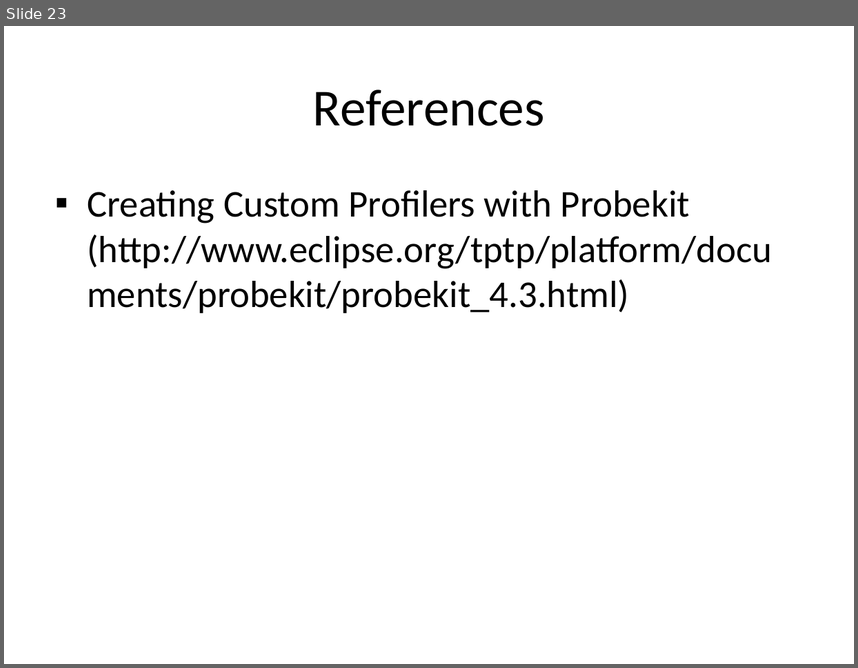
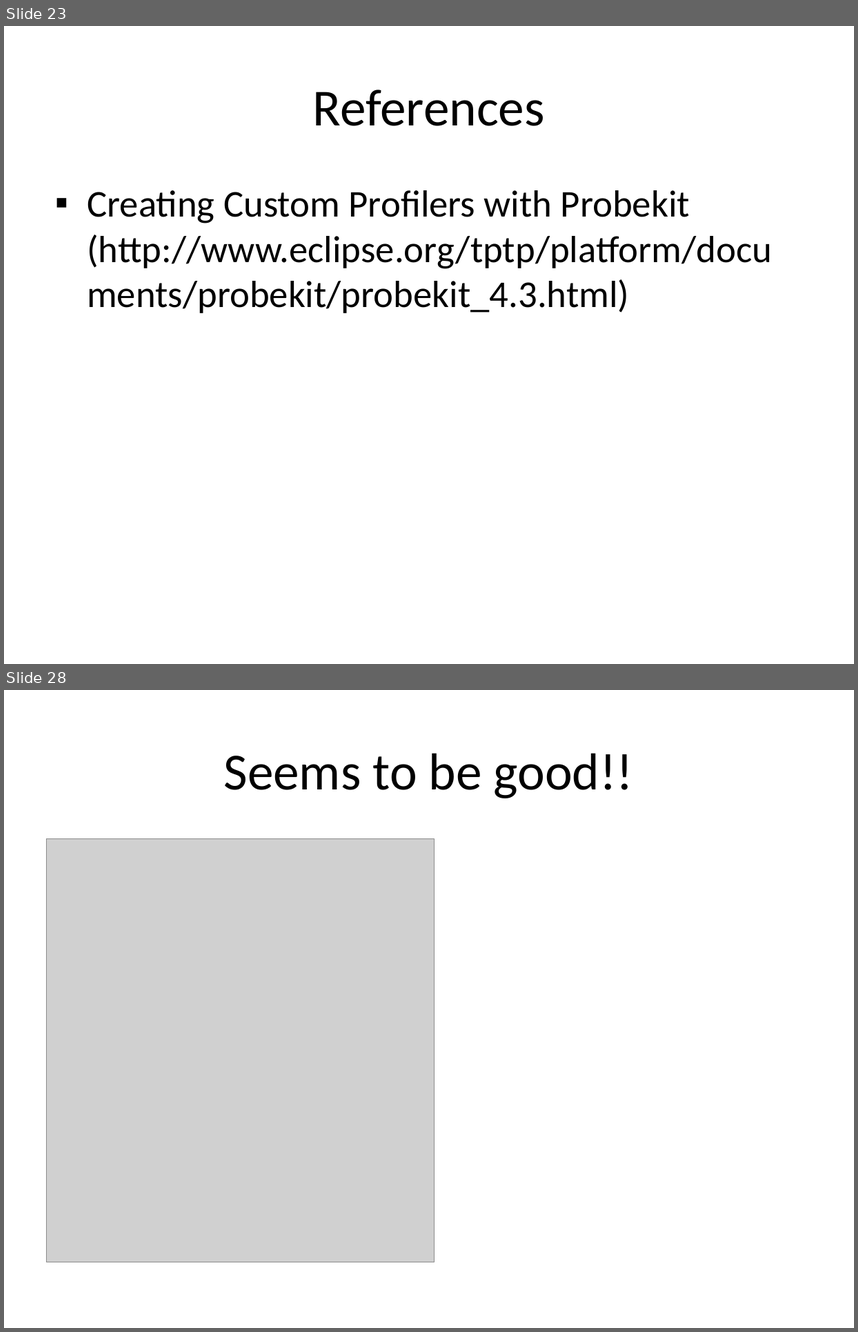
Before and after one commit to wsgan001/asegrp, a slide deck: papers/DRCPA/docs/PerfTest - Profiling via TPTP.pptx. Shown one above the other, each under a label of ours: slide 23 before the commit, slides 23 and 28 after it; the slides between them are not shown. The pictures are 858x668 and 858x1332 pixels, drawn with LibreOffice and Linux fonts; fonts in the diff are those of the drawing; grey boxes stand for pictures. Boxes give left, top, right and bottom in pixels: in the first picture for what was removed or moved away, otherwise in the second. Text is boxed around its words. In the diff, an @@ line names an element or a change of style, - is before the commit and + after.

```diff
--- a/papers/DRCPA/docs/PerfTest - Profiling via TPTP.pptx
+++ b/papers/DRCPA/docs/PerfTest - Profiling via TPTP.pptx
@@ slide 28 added at <box>4,690,854,1328</box>, background #FFFFFF @@
@@ title added at <box>224,753,634,798</box>, 44 pt, text #000000 @@
+Seems to be good!!
@@ picture added at <box>47,839,434,1262</box> @@
```
Also in this commit, not shown: 1 slide changed, 6 other slides added.
